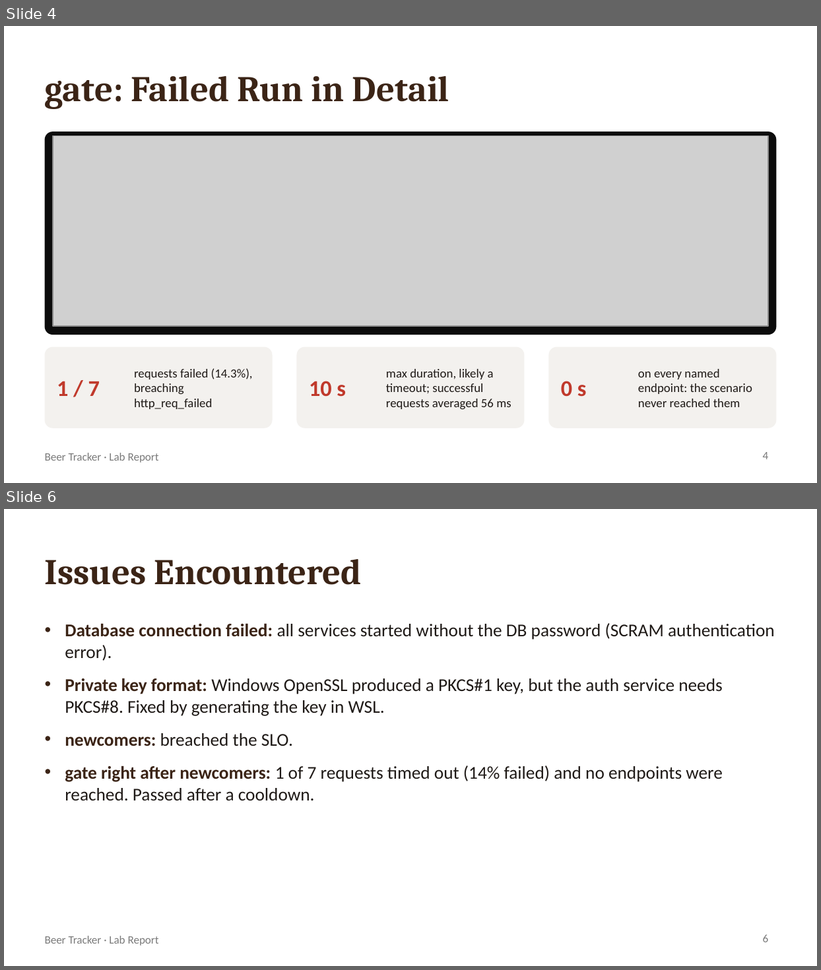
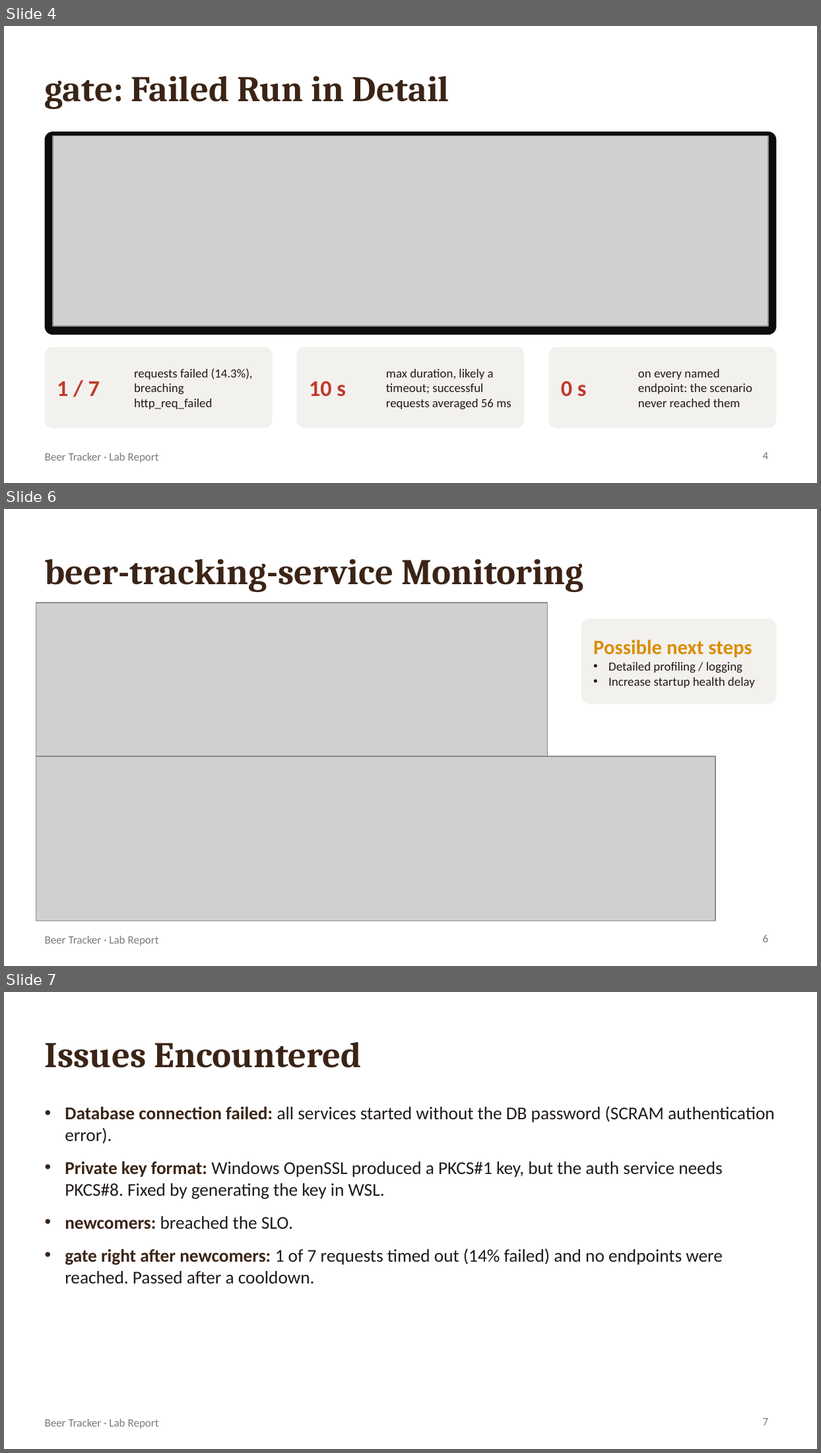
Before and after one commit to JakobSchlager/fhlva-aidlc-app, a slide deck: lab03-g1-trackers.pptx. Shown one above the other, each under a label of ours: slides 4 and 6 before the commit, slides 4, 6 and 7 after it; the slides between them are not shown. The pictures are 821x970 and 821x1453 pixels, drawn with LibreOffice and Linux fonts; fonts in the diff are those of the drawing; grey boxes stand for pictures. Boxes give left, top, right and bottom in pixels: in the first picture for what was removed or moved away, otherwise in the second. Text is boxed around its words. In the diff, an @@ line names an element or a change of style, - is before the commit and + after.

```diff
--- a/lab03-g1-trackers.pptx
+++ b/lab03-g1-trackers.pptx
@@ slide 6 added at box(4, 509, 817, 966), background #FFFFFF; not listed: 1 template element that a slide beside it also shows @@
@@ title added at box(45, 559, 583, 592), 32 pt, text #3B2416, bold @@
+beer-tracking-service Monitoring
@@ picture added at box(36, 603, 547, 757) @@
@@ rounded rectangle added at box(582, 619, 776, 704), fill #F3F1EE @@
@@ text added at box(593, 640, 755, 688), 11 pt, text #1F1A17 @@
+Possible next steps
+• Detailed profiling / logging
+• Increase startup health delay
@@ picture added at box(36, 757, 715, 921) @@
@@ page number added at box(763, 935, 769, 943), 10 pt, text #7A7A7A @@
+6
@@ what was slide 6 is now slide 7 @@
@@ page number at box(763, 1418, 769, 1426): text changed @@
-6
+7
```
Also in this commit, not shown: 1 slide changed, 3 other files.
